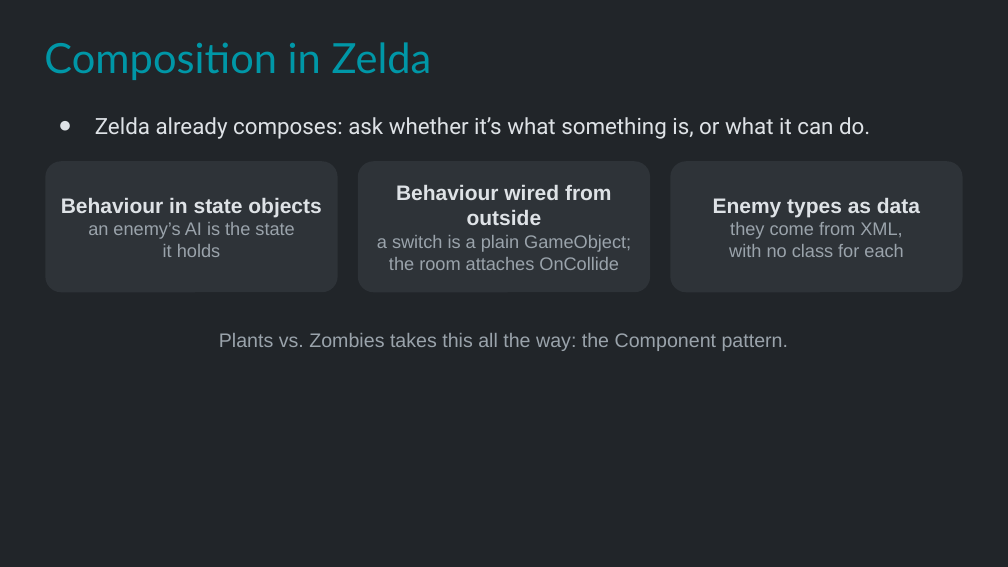
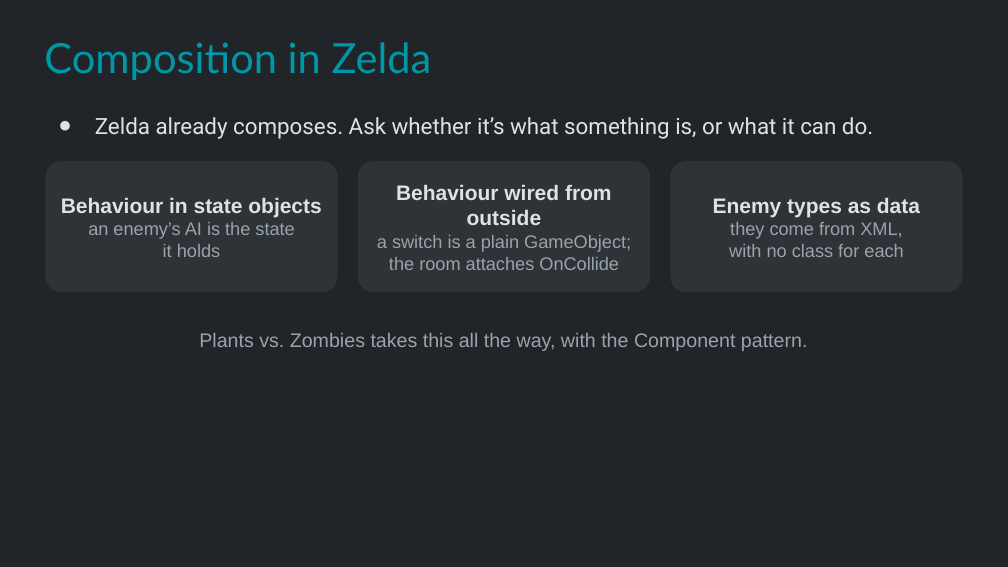
Before and after one commit to Metamate/gar, a slide deck: slide 37 of slides/07 The Legend of Zelda.pptx. Drawn at 1008x567 pixels with LibreOffice and Linux fonts; fonts in the diff are those of the drawing. Boxes give left, top, right and bottom in pixels: in the first picture for what was removed or moved away, otherwise in the second. Text is boxed around its words. In the diff, an @@ line names an element or a change of style, - is before the commit and + after.

```diff
--- a/slides/07 The Legend of Zelda.pptx
+++ b/slides/07 The Legend of Zelda.pptx
@@ text at (95, 117, 873, 139): text changed @@
-● Zelda already composes: ask whether it’s what something is, or what it can do.
+● Zelda already composes. Ask whether it’s what something is, or what it can do.
@@ text at (199, 333, 808, 351): text changed @@
-Plants vs. Zombies takes this all the way: the Component pattern.
+Plants vs. Zombies takes this all the way, with the Component pattern.
```
Also in this commit, not shown: 1 other slide changed, 9 other files.
